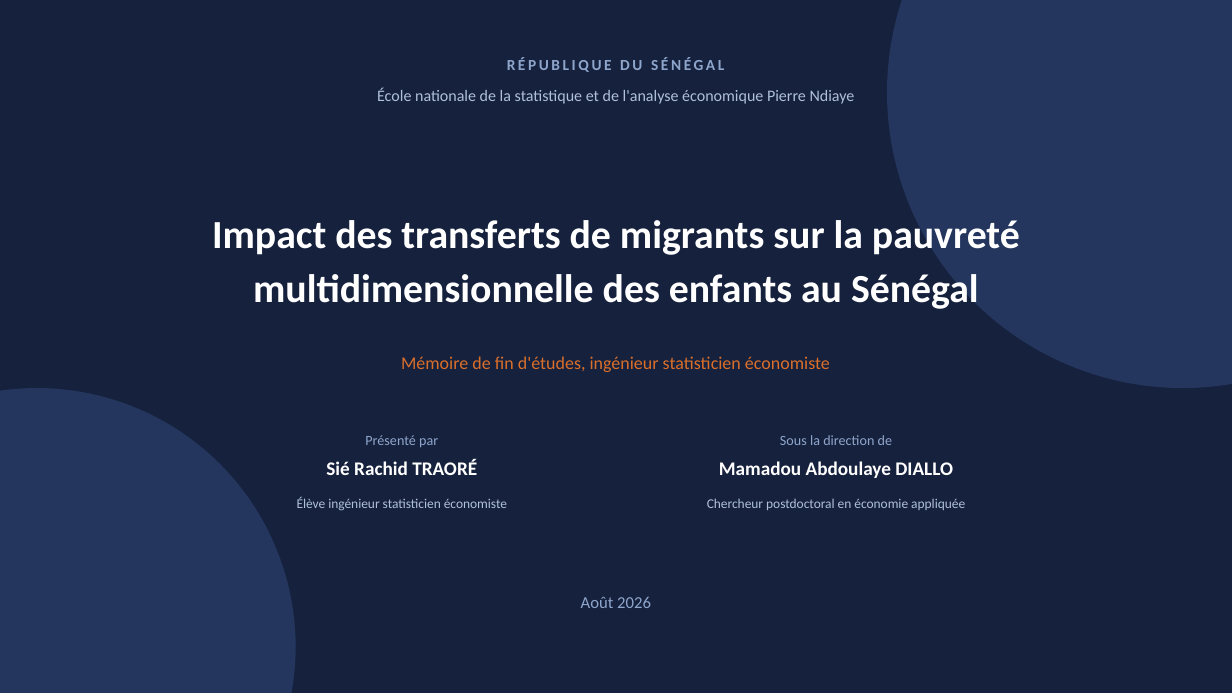
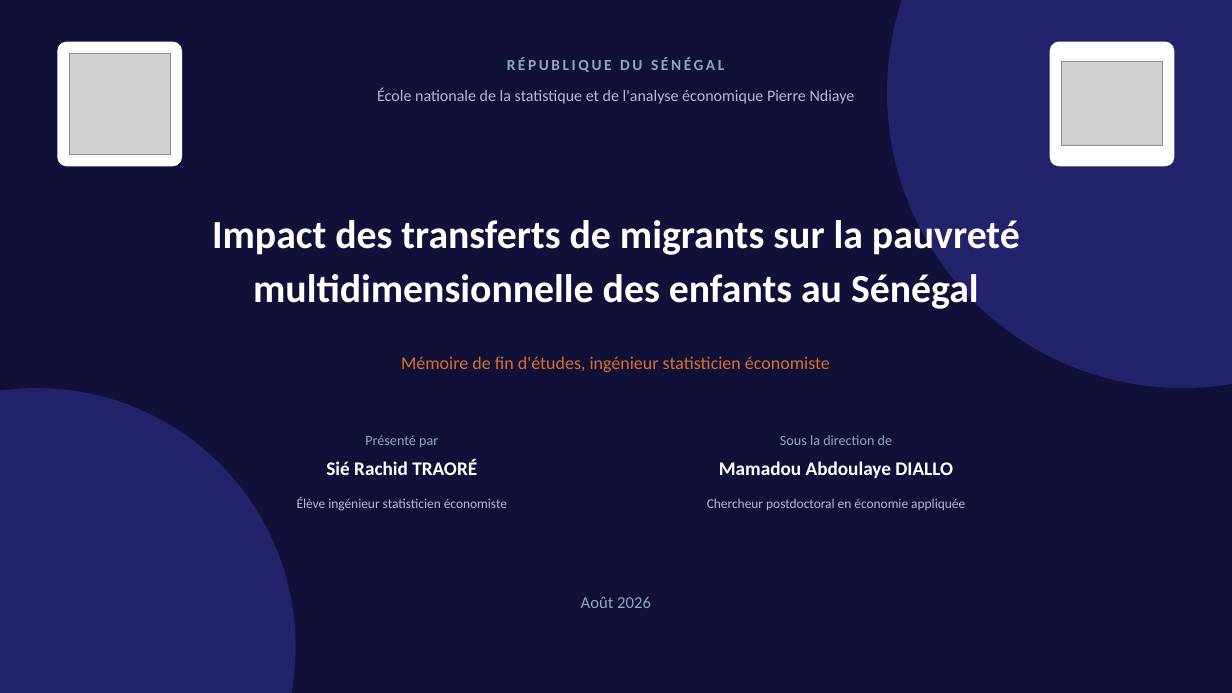
Before and after one commit to JODRAFF9/MEMOIRE, a slide deck: slide 1 of infographie/presentation_infographique.pptx. Drawn at 1232x693 pixels with LibreOffice and Linux fonts; fonts in the diff are those of the drawing; grey boxes stand for pictures. Boxes give left, top, right and bottom in pixels: in the first picture for what was removed or moved away, otherwise in the second. Text is boxed around its words. In the diff, an @@ line names an element or a change of style, - is before the commit and + after.

```diff
--- a/infographie/presentation_infographique.pptx
+++ b/infographie/presentation_infographique.pptx
@@ background #16213D to #101038 @@
@@ ellipse at (887, 0, 1232, 388): fill #24365E to #23236B @@
@@ rounded rectangle added at (57, 42, 182, 166), fill #FFFFFF @@
@@ picture added at (69, 54, 170, 154) @@
@@ rounded rectangle added at (1050, 42, 1175, 166), fill #FFFFFF @@
@@ picture added at (1062, 62, 1163, 146) @@
@@ ellipse at (0, 388, 296, 693): fill #24365E to #23236B @@
@@ text colour #AFC0DA to #B7B7DB in 3 elements at (377, 88, 855, 104), (297, 497, 507, 511), (707, 498, 965, 510) @@
```
Also in this commit, not shown: 26 other slides changed, 5 other files.
